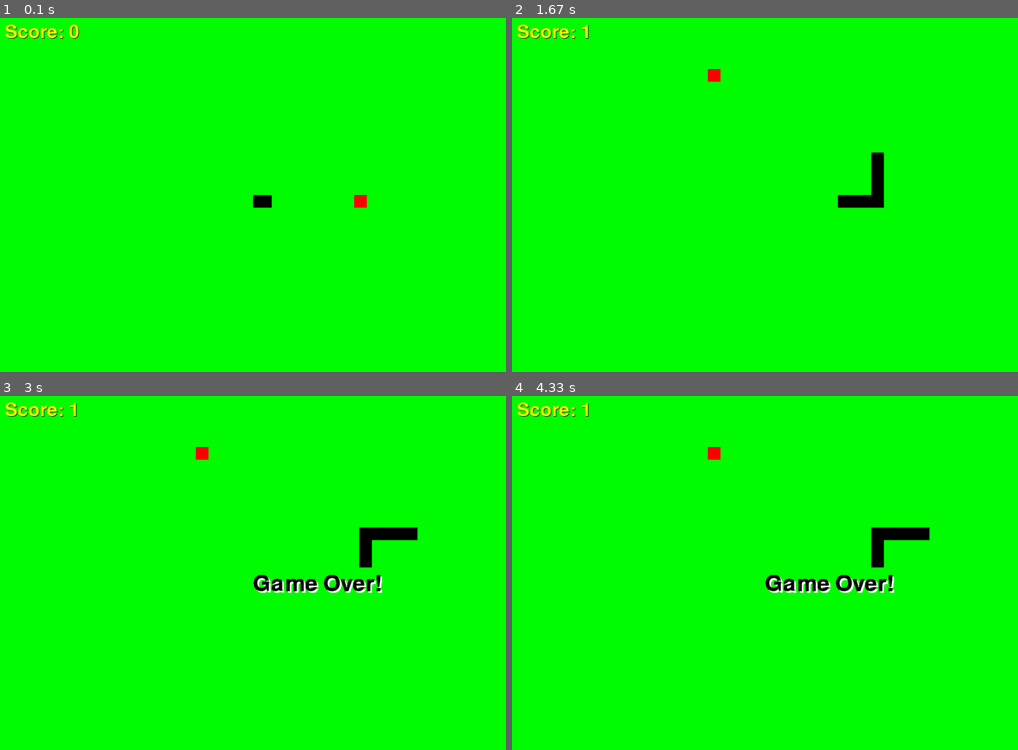
Above: before the commit, frames 1-4 (two rows, left to right).
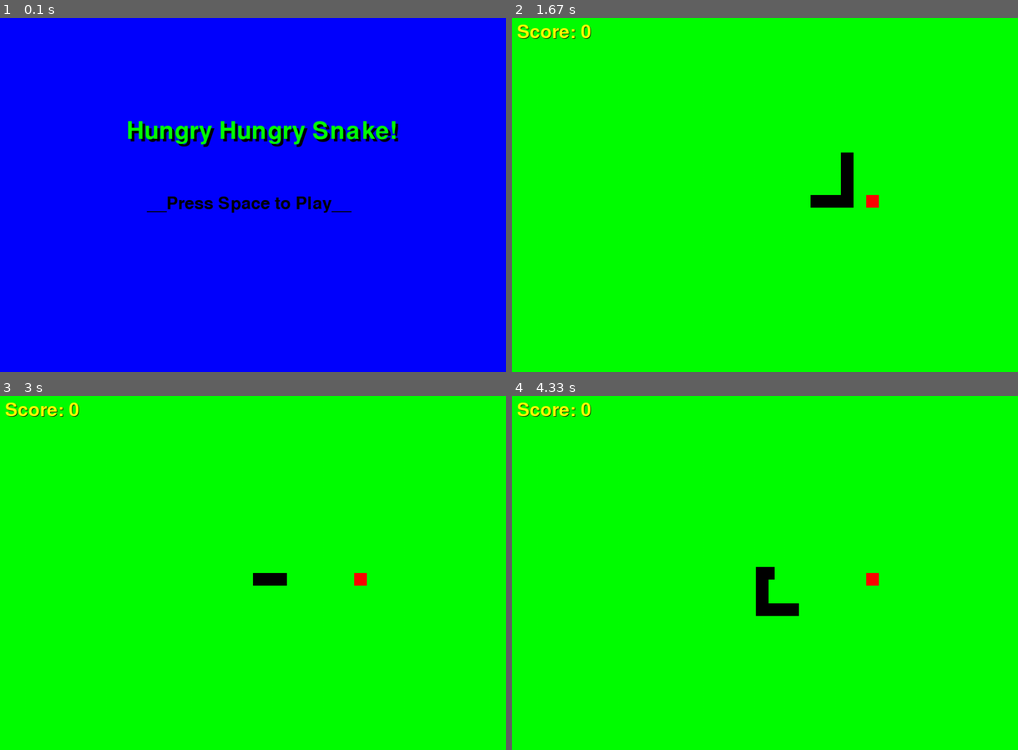
Above: after the commit, the same moments.

Repository: vermaArpitt/Snake-Game-in-Python-using-Pygame
Game: pygame game, started from main.py
Same seed, same stepped clock (60 frames per second), same inputs: the game is played once before the commit and once after it.
Inputs:
- Up to frame 1 (0.1 s): no input
- Up to frame 2 (1.67 s): tap Space at 0.33 s; hold Up 1.17-1.63 s
- Up to frame 3 (3 s): hold Right 1.67-2.13 s; hold Left 2.17-2.7 s; tap Space at 2.73 s
- Up to frame 4 (4.33 s): hold Down 3.07-3.37 s; tap Space at 3.13, 3.47, 3.77, 3.9, 4.3 s; hold Left 3.4-3.8 s; hold Up 3.83-4.2 s; hold Right from 4.23 s (still down)

The runs differ from the first frame. In frame 1, 99% of the frame differs, in the area x 0-100%, y 0-100%; in frame 2, 1.2%; in frame 3, 1.7%; in frame 4, 2.2%.

Commit message:
Added a Title Screen for the Game
Added title screen along with return and retry options when the game is over.

Diff:
--- a/main.py
+++ b/main.py
@@ -4,6 +4,8 @@
 p.init()
 WIDTH = 1000
 HEIGHT = 700
+fps = 30
+clock = p.time.Clock()
 
 def display_text(screen, text, x, y, color, size):
      font = p.font.SysFont(None, size)
@@ -14,12 +16,7 @@
      for snakeX, snakeY in snakeList:
           p.draw.rect(screen, color, [snakeX, snakeY, snakeSize, snakeSize])
 
-def main():
-
-    #Setting game screen
-    screen = p.display.set_mode((WIDTH, HEIGHT))
-    p.display.set_caption("Hungry Hungry Snake!")
-
+def gameLoop(screen):
     #Game variables
     exit_game = False
     game_over = False
@@ -29,7 +26,6 @@
     head = []
     snakeLength = 25
     snakeList = []
-    fps = 30
     init_Velocity = 6
     velocityX = init_Velocity
     velocityY = 0
@@ -38,15 +34,24 @@
     fruitSize = 25
     score = 0
 
-    clock = p.time.Clock()
     #Game loop
     while not exit_game:
         if game_over:
-            display_text(screen, "Game Over!", 503, 353, "white", 65)
-            display_text(screen, "Game Over!", 500, 350, "black", 65)
+            display_text(screen, "Game Over!", 383, 253, "white", 65)
+            display_text(screen, "Game Over!", 380, 250, "black", 65)
+            display_text(screen, "Press Space to Retry", 400, 400, "black", 30)
+            display_text(screen, "Press Enter to Return", 400, 450, "black", 30)
+
             for event in p.event.get():
                 if event.type == p.QUIT:
                     exit_game = True
+
+                elif event.type == p.KEYDOWN:
+                    if event.key == p.K_RETURN:
+                        gameMenu(screen)
+
+                    elif event.key == p.K_SPACE:
+                        gameLoop(screen)
 
         else:
             for event in p.event.get():
@@ -110,5 +115,34 @@
 
     p.quit()
 
+def gameMenu(screen):
+    screen.fill("blue")
+    display_text(screen, "Hungry Hungry Snake!", 255, 205, "black", 70)
+    display_text(screen, "Hungry Hungry Snake!", 250, 200, "green", 70)
+
+    display_text(screen, "__Press Space to Play__", 290, 350, "black", 50)
+
+    exit_game = False
+    while not exit_game:
+        for event in p.event.get():
+            if event.type == p.QUIT:
+                    exit_game = True
+
+            elif event.type == p.KEYDOWN:
+                    if event.key == p.K_SPACE:
+                        gameLoop(screen)
+
+        p.display.update()
+        clock.tick(fps)
+
+    p.quit()
+
+def main():
+    #Setting game screen
+    screen = p.display.set_mode((WIDTH, HEIGHT))
+    p.display.set_caption("Hungry Hungry Snake!")
+
+    gameMenu(screen)
+
 if __name__ == "__main__":
     main()
